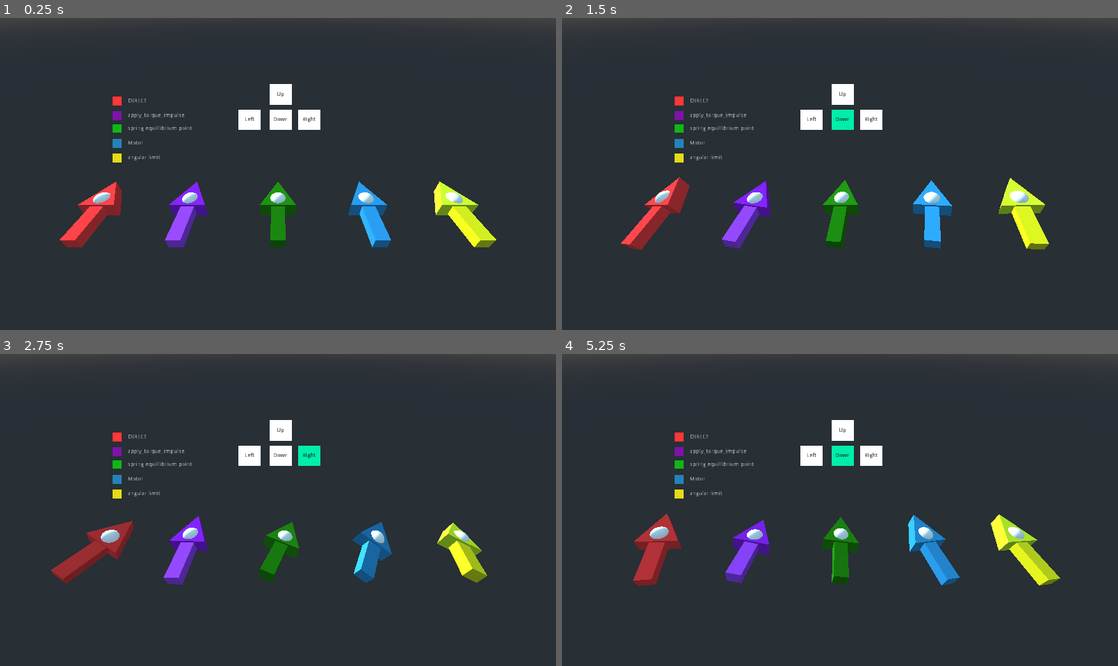
Above: before the commit, frames 1-4 (two rows, left to right).
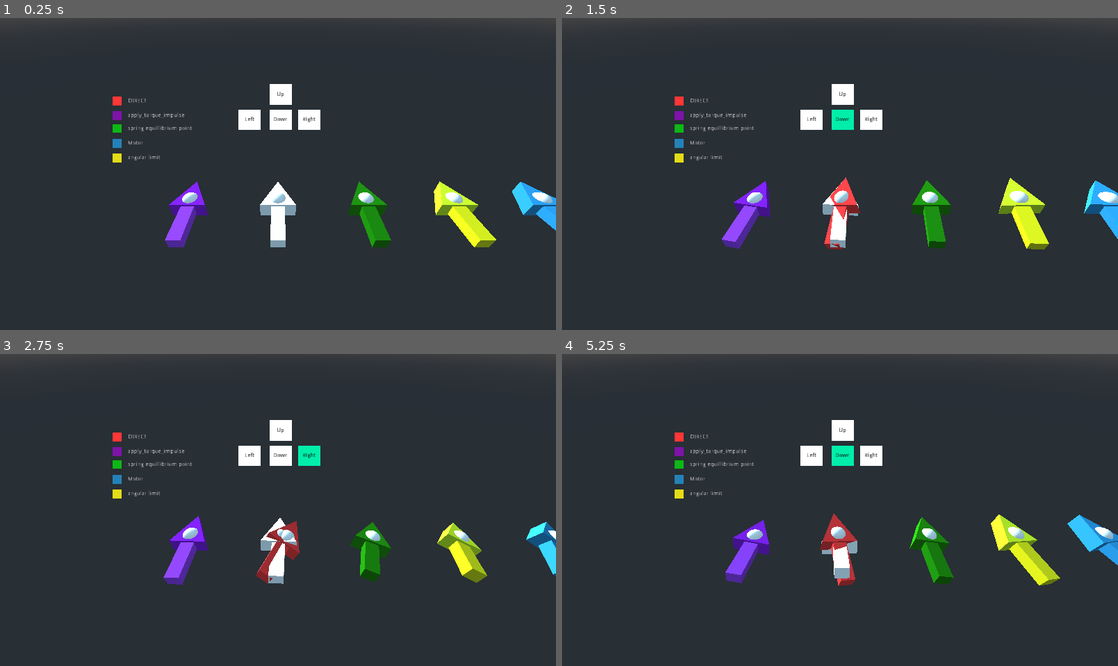
Above: after the commit, the same moments.

Repository: Wapit1/physic_joint_rotation_showcase
Game: Godot game, scene res://Main.tscn
Two runs of this game, one before a commit and one after it. Both use one fixed random seed, a clock stepped at 60 frames per second and the inputs below.
Inputs:
- Up to frame 1 (0.25 s): no input
- Up to frame 2 (1.5 s): tap Enter (ui_accept) at 0.5, 0.77, 1.07 s; hold Right (ui_right) 0.53-1.28 s; hold W (ui_high) 0.53-1.28 s; tap Tab (ui_focus_next) at 0.6 s; hold Down (ui_down) from 1.28 s (still down); tap W (ui_high) at 1.35 s
- Up to frame 3 (2.75 s): tap Enter (ui_accept) at 1.52, 1.82, 2.3 s; tap S (ui_low) at 1.55 s; release Down (ui_down) at 2.03 s; hold Right (ui_right) from 2.03 s (still down); hold S (ui_low) from 2.03 s (still down)
- Up to frame 4 (5.25 s): release Right (ui_right) at 2.78 s; release S (ui_low) at 2.78 s; hold Up (ui_up) 2.78-3.53 s; tap Enter (ui_accept) at 2.85, 3.02, 3.32, 3.77, 4.07, 4.52, 4.82 s; tap Tab (ui_focus_next) at 3.05, 3.6 s; hold W (ui_high) 3.53-4.28 s; hold Left (ui_left) 3.53-5.03 s; tap W (ui_high) at 4.35 s; tap S (ui_low) at 4.55 s; hold Down (ui_down) from 5.03 s (still down); hold S (ui_low) from 5.03 s (still down)

The runs differ from the first frame. In frame 1, 3.1% of the frame differs, in the area x 10-100%, y 52-74%; in frame 2, 3.3%; in frame 3, 3.5%; in frame 4, 3.7%, in the area x 12-100%, y 51-75%.

Commit message:
add PID add torque rotation (works best) though it doesn't do roll

Diff:
--- a/Main.tscn
+++ b/Main.tscn
@@ -6,6 +6,7 @@
 [ext_resource path="res://equillibrium_point.gd" type="Script" id=4]
 [ext_resource path="res://angular_limit.gd" type="Script" id=5]
 [ext_resource path="res://apply_torque.gd" type="Script" id=6]
+[ext_resource path="res://PID_apply_torque.gd" type="Script" id=7]
 
 [sub_resource type="PrismMesh" id=1]
 
@@ -30,24 +31,25 @@
 albedo_color = Color( 0.592157, 0.239216, 0.858824, 1 )
 
 [sub_resource type="SpatialMaterial" id=9]
+
+[sub_resource type="SpatialMaterial" id=10]
 albedo_color = Color( 0.772549, 0.862745, 0.137255, 1 )
 
-[sub_resource type="SpatialMaterial" id=10]
+[sub_resource type="SpatialMaterial" id=11]
 albedo_color = Color( 0.796078, 0.768627, 0.0862745, 1 )
 
-[sub_resource type="SpatialMaterial" id=11]
+[sub_resource type="SpatialMaterial" id=12]
 albedo_color = Color( 0.105882, 0.482353, 0.0431373, 1 )
 
-[sub_resource type="SpatialMaterial" id=12]
+[sub_resource type="SpatialMaterial" id=13]
 albedo_color = Color( 0.0901961, 0.439216, 0.0392157, 1 )
 
-[sub_resource type="BoxShape" id=13]
+[sub_resource type="BoxShape" id=14]
 
 [node name="Main" type="StaticBody"]
 script = ExtResource( 2 )
 
 [node name="Direct" type="Spatial" parent="."]
-transform = Transform( 1, 0, 0, 0, 1, 0, 0, 0, 1, 10, 0, 0 )
 script = ExtResource( 1 )
 
 [node name="MeshInstance" type="MeshInstance" parent="Direct"]
@@ -66,7 +68,7 @@
 material/0 = null
 
 [node name="motor" type="RigidBody" parent="."]
-transform = Transform( 1, 0, 0, 0, 1, 0, 0, 0, 1, -5, 0, 0 )
+transform = Transform( 1, 0, 0, 0, 1, 0, 0, 0, 1, -15, 0, 0 )
 mass = 0.01
 gravity_scale = 0.0
 can_sleep = false
@@ -141,6 +143,42 @@
 mesh = SubResource( 4 )
 material/0 = null
 
+[node name="PID apply_torque" type="RigidBody" parent="."]
+mass = 0.1
+gravity_scale = 0.0
+can_sleep = false
+script = ExtResource( 7 )
+
+[node name="MeshInstance" type="MeshInstance" parent="PID apply_torque"]
+transform = Transform( 1, 0, 0, 0, -4.37114e-08, -0.410128, 0, 1, -1.79273e-08, 0, 0, 1.43858 )
+mesh = SubResource( 1 )
+material/0 = SubResource( 9 )
+
+[node name="MeshInstance2" type="MeshInstance" parent="PID apply_torque"]
+transform = Transform( 0.36975, 0, 0, 0, 0.301528, 0, 0, 0, 1.3304, 0, 0, -0.407867 )
+mesh = SubResource( 3 )
+material/0 = null
+
+[node name="CollisionShape" type="CollisionShape" parent="PID apply_torque"]
+shape = SubResource( 6 )
+
+[node name="Generic6DOFJoint" type="Generic6DOFJoint" parent="PID apply_torque"]
+nodes/node_a = NodePath("../..")
+nodes/node_b = NodePath("..")
+angular_limit_x/enabled = false
+angular_spring_x/stiffness = 0.1
+angular_spring_x/damping = 0.005
+angular_limit_y/enabled = false
+angular_spring_y/enabled = true
+angular_spring_y/stiffness = 0.1
+angular_spring_y/damping = 0.01
+angular_limit_z/enabled = false
+
+[node name="MeshInstance3" type="MeshInstance" parent="PID apply_torque"]
+transform = Transform( 1, 0, 0, 0, 1, 0, 0, 0, 1, 0, 0.15, 1 )
+mesh = SubResource( 4 )
+material/0 = null
+
 [node name="angular_limit" type="RigidBody" parent="."]
 transform = Transform( 1, 0, 0, 0, 1, 0, 0, 0, 1, -10, 0, 0 )
 mass = 0.01
@@ -179,6 +217,7 @@
 material/0 = null
 
 [node name="AngularEquilibriumPoint2" type="RigidBody" parent="."]
+transform = Transform( 1, 0, 0, 0, 1, 0, 0, 0, 1, -5, 0, 0 )
 mass = 0.01
 gravity_scale = 0.0
 can_sleep = false
--- /dev/null
+++ b/PID_apply_torque.gd
@@ -0,0 +1,79 @@
+extends RigidBody
+
+var target_rot := Vector3.ZERO
+
+export var PID_to_zero := Vector3(2,0,0)
+var last_error_z := Vector3.ZERO
+var integral_z   := Vector3.ZERO
+
+export var PID_to_target := Vector3(50,0.01,0.01)
+var last_error_t := Vector3.ZERO
+var integral_t   := Vector3.ZERO
+
+var is_targetting := true
+
+func _physics_process(delta):
+#	target_rot = Vector3.ZERO
+#	if Input.is_action_pressed("ui_up"):
+#		target_rot += Vector3((-delta),0,0)
+##		print(target_rot/TAU)
+#	if Input.is_action_pressed("ui_down"):
+#		target_rot += Vector3(delta,0,0)
+##		print(target_rot/TAU)
+#	if Input.is_action_pressed("ui_left"):
+#		target_rot += Vector3(0,-delta,0)
+##		print(target_rot/TAU)
+#	if Input.is_action_pressed("ui_right"):
+#		target_rot += Vector3(0,delta,0)
+##		print(target_rot/TAU)
+#	if Input.is_action_pressed("ui_high"):
+#		target_rot += Vector3(0,0,delta)
+##		print(target_rot/TAU)
+#	if Input.is_action_pressed("ui_low"):
+#		target_rot += Vector3(0,0,-delta)
+#
+#	if Input.is_action_just_pressed("ui_accept"):
+#		target_rot =  Vector3.ZERO
+#
+	if Input.is_action_just_pressed("ui_focus_next"):
+		is_targetting = !is_targetting
+
+#	if target_rot.length() >= PI:
+#		target_rot = target_rot.normalized() *PI
+
+	var correction_to_zero = PID(-angular_velocity,delta,true)
+	add_torque(correction_to_zero)
+
+	if is_targetting:
+		var target_forward = get_parent().get_node("Direct").transform.basis
+#
+#		target_forward = target_forward.rotated(Vector3(0,1,0),-target_rot.y)
+#		target_forward = target_forward.rotated(Vector3(1,0,0),-target_rot.x)
+#		target_forward = target_forward.rotated(Vector3(0,0,1),-target_rot.z)
+
+		var error_target :Vector3 = - target_forward.z.cross(transform.basis.z)
+
+		var correction_to_target = PID(error_target,delta,false)
+		add_torque(correction_to_target)
+
+
+func PID(current_error:Vector3,time:float,is_to_zero:bool):
+
+	if is_to_zero:
+		integral_z += current_error * time
+		var deriv = (current_error - last_error_z) /time
+		last_error_z = current_error
+		return current_error*PID_to_zero.x + integral_z *PID_to_zero.y + deriv*PID_to_zero.z
+	else:
+		integral_t += current_error * time
+		var deriv = (current_error - last_error_t) /time
+		last_error_t = current_error
+		return current_error*PID_to_target.x + integral_t *PID_to_target.y + deriv*PID_to_target.z
+#
+#	var direction = -(global_transform.basis.get_euler() + target_rot).normalized()
+#	if global_transform.basis.get_euler().round() == target_rot.round():
+##		apply_torque_impulse(-angular_velocity)
+#		angular_damp = 1
+#	elif angular_velocity.length() < max_speed || direction.normalized() != angular_velocity.normalized():
+#		apply_torque_impulse(direction)
+#		angular_damp = -1
Not shown: 4 places in Main.tscn that only renumber resources
